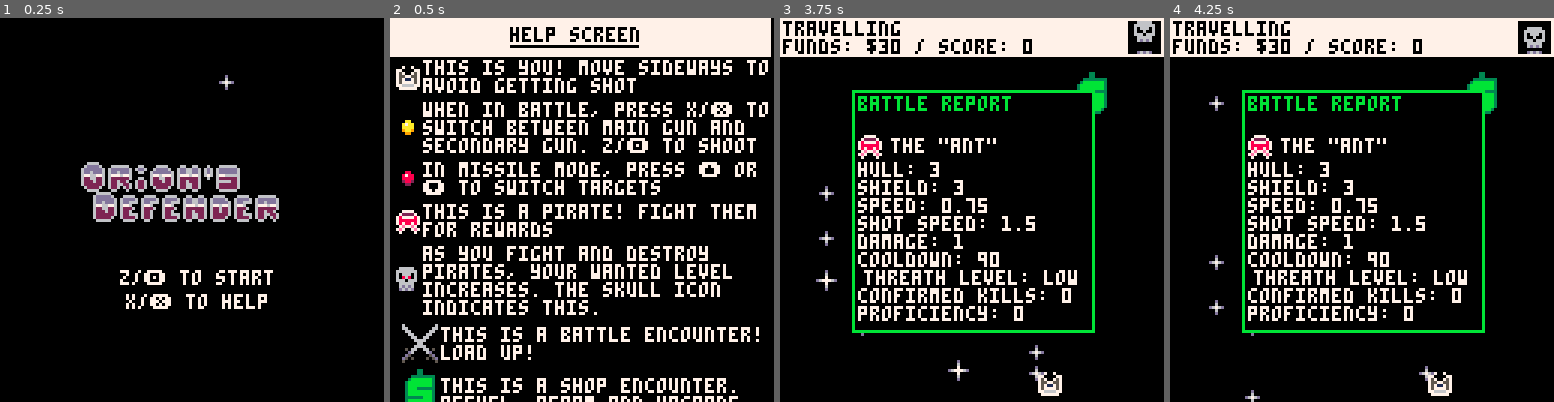
Above: before the commit, frames 1-4 (left to right).
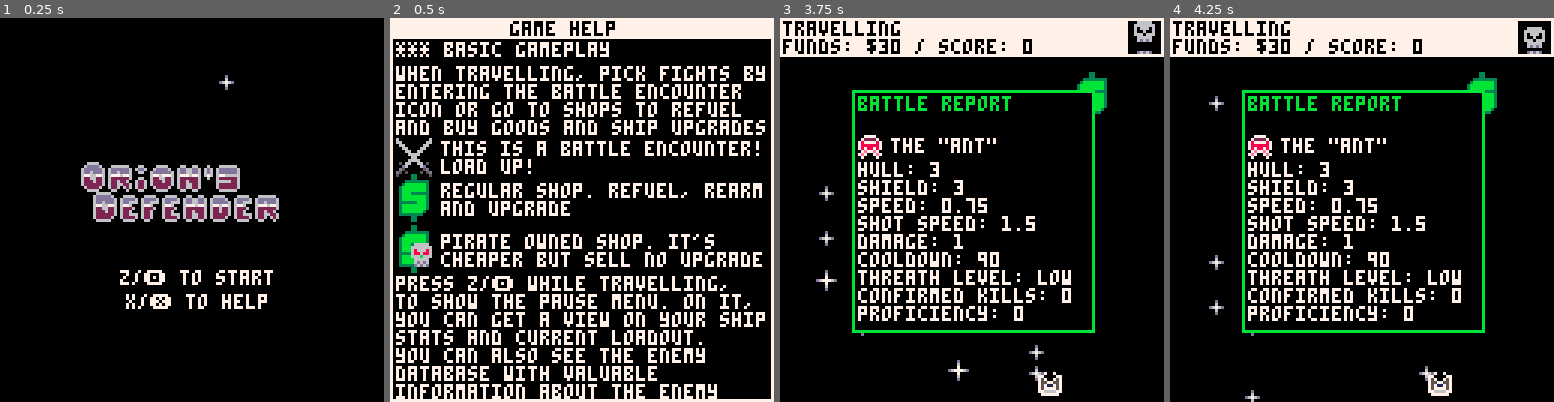
Above: after the commit, the same moments.

Repository: NinetiesPaul/Orion-s-Defender
Game: PICO-8 cartridge orionsdefender.p8
Same seed, same stepped clock (60 frames per second), same inputs: the game is played once before the commit and once after it.
Inputs:
- Up to frame 1 (0.25 s): no input
- Up to frame 2 (0.5 s): tap X (X key) at 0.33 s
- Up to frame 3 (3.75 s): tap O (Z key) at 0.7, 1.7, 2.1, 2.5, 2.9, 3.3, 3.7 s; tap X (X key) at 1.07, 1.85, 2.97 s; hold Right 1.6-2.1 s; hold Up 2.15-2.42 s; hold Right 2.47-3.03 s; hold Left 3.08-3.58 s; hold Down from 3.63 s (still down)
- Up to frame 4 (4.25 s): release Down at 3.97 s; hold Right from 4.02 s (still down); tap X (X key) at 4.08 s; tap O (Z key) at 4.1 s

Frame 1 is identical in both runs. In frame 2, 40% of the frame differs, in the area x 0-100%, y 0-100%; in frame 3, 0.9%; in frame 4, 0.9%.

Commit message:
feat: multiple code changes; help text refactored; enemy balancing changes;

Diff:
--- a/orionsdefender.p8
+++ b/orionsdefender.p8
@@ -128,7 +128,7 @@
 		weapon_system_max_lvl = 3
 	}
 
-	random_factor = 0.95
+	game_random_factor = 0.95
 	collateral_type =
 	{
 		1,	-- motor damage
@@ -163,34 +163,6 @@
 			compare_with = "max_health"
 		},
 		{
-			name = "armor",
-			price = 4,
-			formatted_name = "armor",
-			shops = "both",
-			compare_with = "max_armor"
-		},
-		{
-			name = "missile_n",
-			price = 7,
-			formatted_name = "missile",
-			shops = "both",
-			compare_with = "missile_max_capacity"
-		},
-		{
-			name = "stun_n",
-			price = 4,
-			formatted_name = "stun",
-			shops = "both",
-			compare_with = "stun_max_capacity"
-		},
-		{
-			name = "cluster_n",
-			price = 3,
-			formatted_name = "cluster",
-			shops = "both",
-			compare_with = "cluster_max_capacity"
-		},
-		{
 			name = "health_lvl",
 			price = 50 * health_lvl,
 			formatted_name = "health upgrade",
@@ -199,11 +171,26 @@
 			enabled = true
 		},
 		{
+			name = "armor",
+			price = 4,
+			formatted_name = "armor",
+			shops = "both",
+			compare_with = "max_armor"
+		},
+		{
 			name = "armor_lvl",
 			price = 65 * armor_lvl,
 			formatted_name = "armor upgrade",
 			shops = "civ",
 			compare_with = "armor_max_lvl",
+			enabled = true
+		},
+		{
+			name = "weapon_system_lvl",
+			price = 75 * weapon_system_lvl,
+			formatted_name = "weapon system upgrade",
+			shops = "civ",
+			compare_with = "weapon_system_max_lvl",
 			enabled = true
 		},
 		{
@@ -215,6 +202,13 @@
 			enabled = true
 		},
 		{
+			name = "missile_n",
+			price = 7,
+			formatted_name = "missile ammo",
+			shops = "both",
+			compare_with = "missile_max_capacity"
+		},
+		{
 			name = "missile_lvl",
 			price = 55 * missile_lvl,
 			formatted_name = "missile upgrade",
@@ -223,12 +217,11 @@
 			enabled = true
 		},
 		{
-			name = "cluster_lvl",
-			price = 35 * cluster_lvl,
-			formatted_name = "cluster upgrade",
-			shops = "civ",
-			compare_with = "cluster_max_lvl",
-			enabled = true
+			name = "stun_n",
+			price = 4,
+			formatted_name = "stun ammo",
+			shops = "both",
+			compare_with = "stun_max_capacity"
 		},
 		{
 			name = "stun_lvl",
@@ -239,11 +232,18 @@
 			enabled = true
 		},
 		{
-			name = "weapon_system_lvl",
-			price = 75 * weapon_system_lvl,
-			formatted_name = "weapon system upgrade",
+			name = "cluster_n",
+			price = 3,
+			formatted_name = "cluster ammo",
+			shops = "both",
+			compare_with = "cluster_max_capacity"
+		},
+		{
+			name = "cluster_lvl",
+			price = 35 * cluster_lvl,
+			formatted_name = "cluster upgrade",
 			shops = "civ",
-			compare_with = "weapon_system_max_lvl",
+			compare_with = "cluster_max_lvl",
 			enabled = true
 		},
 		{
@@ -294,11 +294,11 @@
 			name = "eagle",
 			spr = 011,
 			spr_damage = 027,
-			b_health = 5,
-			b_energy = 4,
+			b_health = 4,
+			b_energy = 3.8,
 			b_damage = 1,
 			b_shot_speed = 1.5,
-			b_speed =  1.7,
+			b_speed =  1.3,
 			b_cdr = 60,
 			score = 150,
 			reward = 14,
@@ -310,12 +310,12 @@
 			name = "spectre",
 			spr = 012,
 			spr_damage = 028,
-			b_health = 4,
+			b_health = 4.2,
 			b_energy = 5,
 			b_damage = 2,
 			b_shot_speed = 1.3,
 			b_speed =  1.5,
-			b_cdr = 45,
+			b_cdr = 50,
 			score = 175,
 			reward = 16,
 			n_destroyed = 0,
@@ -331,7 +331,7 @@
 			b_damage = 3,
 			b_shot_speed = 1.7,
 			b_speed =  1.7,
-			b_cdr = 45,
+			b_cdr = 50,
 			score = 250,
 			reward = 20,
 			n_destroyed = 0,
@@ -406,7 +406,7 @@
 				print("cooldown: " .. enemy_list[pause_menu_battlerep_page]["b_cdr"], 26, 78, 7)
 
 				threath = (pause_menu_battlerep_page == 1) and "low" or (pause_menu_battlerep_page == 2 or pause_menu_battlerep_page == 3) and "mid" or "high"
-				print("threath level: " .. threath, 28, 84, 7)
+				print("threath level: " .. threath, 26, 84, 7)
 				print("confirmed kills: " .. enemy_list[pause_menu_battlerep_page]["n_destroyed"], 26, 90, 7)
 				print("proficiency: " .. enemy_list[pause_menu_battlerep_page]["knowledge_level"], 26, 96, 7)
 			end
@@ -518,11 +518,13 @@
 			i += 1
 		end
 
+		rectfill(0,121,127,127, 7)
+
 		if (clock % 90 == 0) shop_last_bought = ""
-		print(shop_last_bought, 64, 7, 0)
-
-		rectfill(0,121,127,127, 7)
-		print("z/🅾️ [buy] - x/❎ [exit] - ⬆️⬇️ [select]", 2, 122, 0)
+		print(shop_last_bought, 1, 122, 0)
+
+		print("z/🅾️ [buy]", 88, 1, 0)
+		print("x/❎ [exit]", 84, 7, 0)
 
 		animate_shop_selector()
 	end
@@ -541,35 +543,47 @@
 	end
 
 	if current_view == 7 then -- help
-		spr(017, 2, 16 + help_text_y)
-		print("this is you! move sideways to\navoid getting shot", 11, 14 + help_text_y, 7)
-
-		spr(001, 2, 32 + help_text_y)
-		spr(016, 2, 49 + help_text_y)
-		print("when in battle, press x/❎ to\nswitch between main gun and\nsecondary gun. z/🅾️ to shoot", 11, 28 + help_text_y, 7)
-		print("in missile mode, press ⬆️ or\n⬇️ to switch targets", 11, 48 + help_text_y, 7)
-
-		spr(009, 2, 64 + help_text_y)
-		print("this is a pirate! fight them\nfor rewards", 11, 62 + help_text_y, 7)
-
-		spr(030, 2, 83 + help_text_y)
-		spr(062, 2, 83 + help_text_y)
-		print("as you fight and destroy\npirates, your wanted level\nincreases. the skull icon\nindicates this. ", 11, 76 + help_text_y, 7)
-
-		spr(064, 2, 100 + help_text_y, 2, 2)
-		print("this is a battle encounter!\nload up!", 17, 103 + help_text_y)
-
-		spr(072, 2, 117 + help_text_y, 2, 2)
-		print("this is a shop encounter.\nrefuel, rearm and upgrade", 17, 120 + help_text_y)
-
-		spr(072, 2, 140 + help_text_y, 2, 2)
-		spr(046, 9, 148 + help_text_y)
-		spr(062, 9, 148 + help_text_y)
-		print("a pirate owned shop.\nit's cheaper due to the\nmysterious source of the\ngoods, but sell no\nupgrade.", 17, 136 + help_text_y)
-
-		rectfill(0,0, 126,12, 7)
-		print("help screen", 40, 3, 0)
-		line(40, 9, 82, 9, 0)
+		print("*** basic gameplay", 2, 8 + help_text_y, 7)
+		print("when travelling, pick fights by\nentering the battle encounter\nicon or go to shops to refuel\nand buy goods and ship upgrades", 2, 16 + help_text_y, 7)
+
+		spr(064, 0, 38 + help_text_y, 2, 2)
+		print("this is a battle encounter!\nload up!", 17, 41 + help_text_y)
+
+		spr(072, 0, 52 + help_text_y, 2, 2)
+		print("regular shop. refuel, rearm\nand upgrade", 17, 55 + help_text_y)
+
+		spr(072, 0, 69 + help_text_y, 2, 2)
+		spr(046, 7, 75 + help_text_y)
+		spr(062, 7, 75 + help_text_y)
+		print("pirate owned shop. it's\ncheaper but sell no upgrade", 17, 72 + help_text_y)
+
+		print("press z/🅾️ while travelling,\nto show the pause menu. on it,\nyou can get a view on your ship\nstats and current loadout.", 2, 86 + help_text_y, 7)
+
+		print("you can also see the enemy\ndatabase with valuable\ninformation about the enemy\nships, as well as how many you\nhave destroyed and how\nproficient you are.", 2, 110 + help_text_y, 7)
+
+		print("*** fighting", 2, 148 + help_text_y, 7)
+
+		print("by entering the battle\nencounter you'll start a ship\nfight! be careful to start one\nwith sufficient health as once\nstarted you can't escape it", 2, 156 + help_text_y)
+
+		spr(001, 2, 192 + help_text_y)
+		print("when in battle, press x/❎ to\nswitch between different kind\nof ammo. press z/🅾️ to shoot", 11, 188 + help_text_y, 7)
+
+		spr(016, 2, 208 + help_text_y)
+		print("in missile mode, press ⬆️ or\n⬇️ to switch targets", 11, 208 + help_text_y, 7)
+
+		print("the more you destroy an enemy\nof a particular class, the more\nknowledge you acquire about\nthat class and with that you\nimprove your chances of giving\ncollateral damage.", 2, 222 + help_text_y, 7)
+
+		spr(030, 2, 270 + help_text_y)
+		spr(062, 2, 270 + help_text_y)
+		print("as you fight and destroy\npirates, your wanted level\nincreases. the skull icon\nindicates this. ", 11, 260 + help_text_y, 7)
+
+		print("greater wanted levels increases\nthe difficulty (more enemies to\nfight, enemies of increased\nthreat level), but also\nincreases your rewards.", 2, 286 + help_text_y, 7)
+
+		print("you can pay a tax to the pirate\ntribe to decrease your wanted\nlevel at the pirate shop", 2, 318 + help_text_y, 7)
+
+		rectfill(0,0, 127,6, 7)
+		rect(0,0,127,127,7)
+		print("game help", 40, 1, 0)
 	end
 end
 
@@ -655,10 +669,10 @@
 	if current_view == 6 or current_view == 7 then
 		start()
 
-		if (btn(2)) help_text_y += 3
-		if (btn(3)) help_text_y -= 3
+		if (btn(2)) help_text_y += 5
+		if (btn(3)) help_text_y -= 5
 		if (help_text_y > 0) help_text_y = 0
-		if (help_text_y < -69) help_text_y = -69
+		if (help_text_y < -210) help_text_y = -210
 	end
 
 	if current_view != 1 then
@@ -1055,7 +1069,7 @@
 -- encounters
 
 function create_encounter()
-	local random_factor = rnd()
+	random_factor = rnd()
 	type = (random_factor <= 0.7) and 1 or (random_factor <= 0.875) and 2 or 3
 
 	local encounter = {}
@@ -1275,7 +1289,7 @@
 
 		if e.x >= b.x-4 and e.x <= b.x+6 and e.y >= b.y-4 and e.y <= b.y+6 then
 			damage = b.damage
-			if rnd() > random_factor and b.mode == "laser" then
+			if rnd() > game_random_factor and b.mode == "laser" then
 				damage = damage + (flr(rnd(2)) + 1)
 				create_warning("critical\ndamage!", e)
 			end
@@ -1294,11 +1308,7 @@
 					if e.collateral == false and b.mode == "laser"then
 						for el in all(enemy_list) do
 							if e.spr == el.spr_ok then
-								enemy_kl_factor = 0
-								if (el.knowledge_level == 1) enemy_kl_factor = 0.100
-								if (el.knowledge_level == 2) enemy_kl_factor = 0.200
-								if (el.knowledge_level == 3) enemy_kl_factor = 0.300
-								local_random_factor = random_factor - enemy_kl_factor
+								local_random_factor = game_random_factor - (el.knowledge_level/10)
 								if rnd() > local_random_factor then
 									e.collateral = rnd(collateral_type)
 									msg = ''
@@ -1562,8 +1572,7 @@
 					if (player[current_shop_item.name] == player[current_shop_item.compare_with]) current_shop_item.enabled = false
 				end
 			else
-				--shop_last_bought = current_shop_item.formatted_name .. " maxed out"
-				shop_last_bought = "item maxed out"
+				shop_last_bought = current_shop_item.formatted_name .. " maxed out"
 			end
 		else
 			shop_last_bought = "not enough credits"
